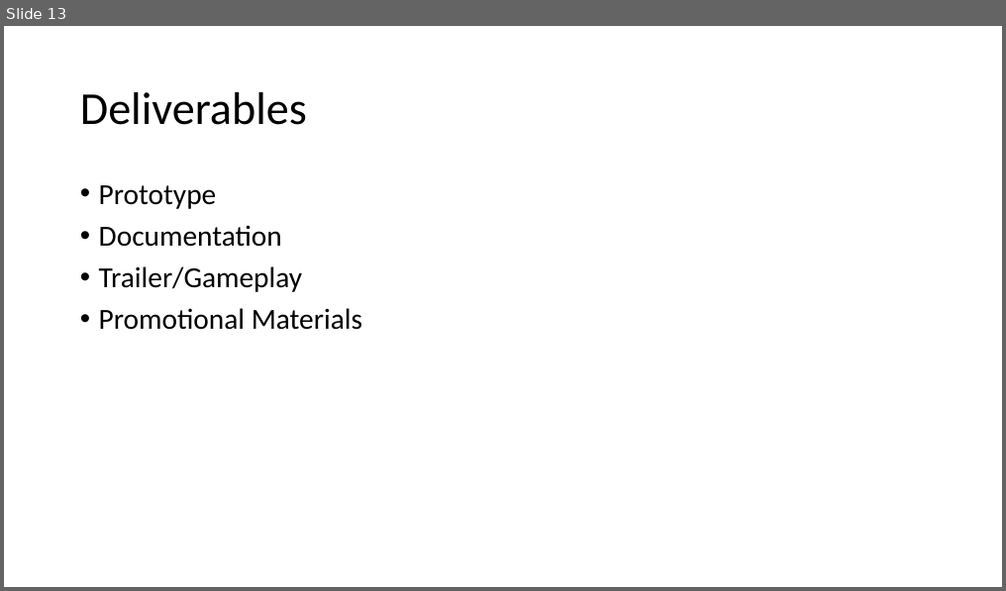
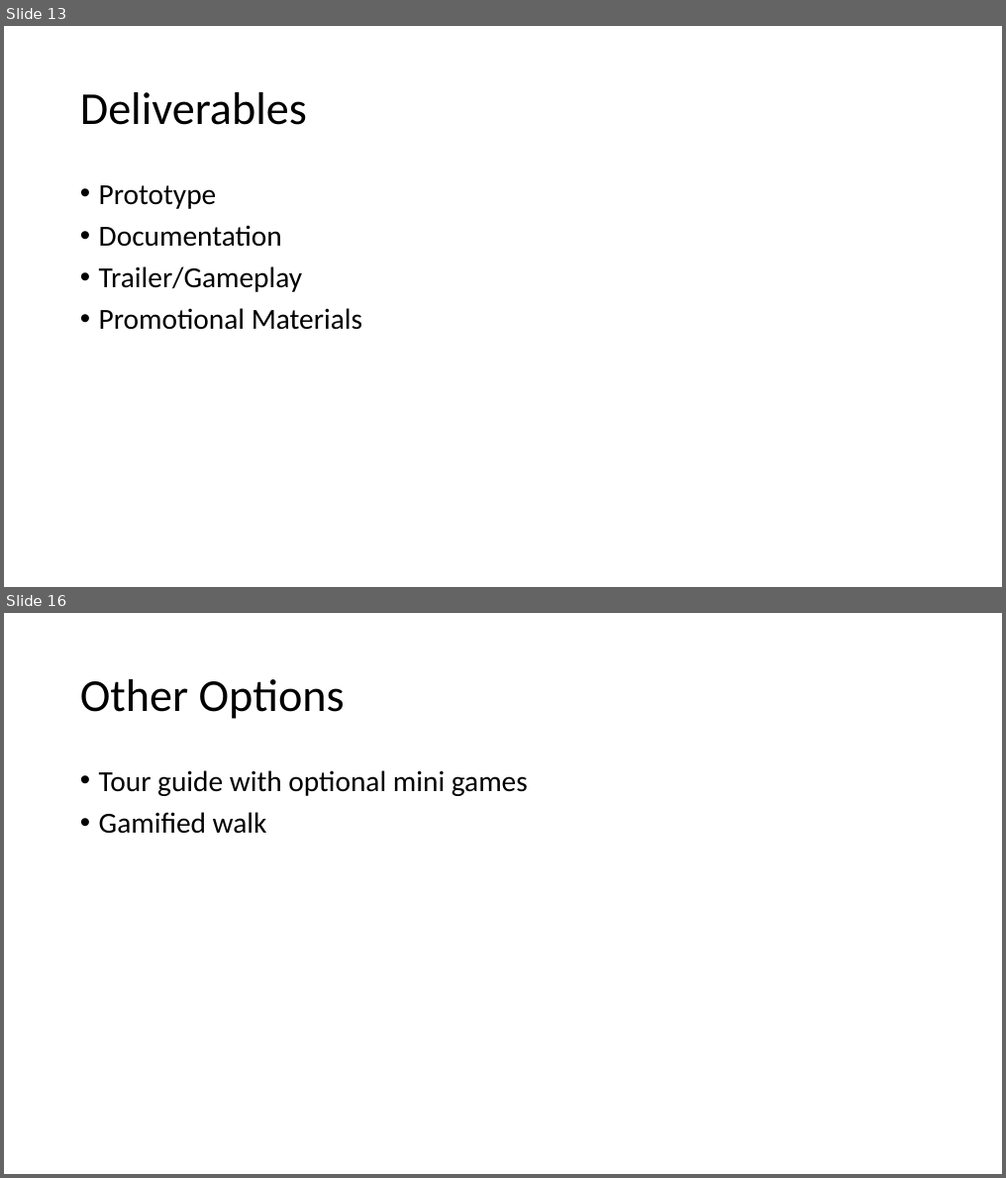
Before and after one commit to vani1989/StreetGamesGame, a slide deck: DD Games.pptx. Shown one above the other, each under a label of ours: slide 13 before the commit, slides 13 and 16 after it; the slides between them are not shown. The pictures are 1006x591 and 1006x1178 pixels, drawn with LibreOffice and Linux fonts; fonts in the diff are those of the drawing. Boxes give left, top, right and bottom in pixels: in the first picture for what was removed or moved away, otherwise in the second. Text is boxed around its words. In the diff, an @@ line names an element or a change of style, - is before the commit and + after.

```diff
--- a/DD Games.pptx
+++ b/DD Games.pptx
@@ slide 16 added at box(4, 613, 1002, 1174), background #FFFFFF @@
@@ title added at box(80, 679, 345, 719), 44 pt, text #000000 @@
+Other Options
@@ text added at box(99, 770, 528, 834), 28 pt, text #000000 @@
+• Tour guide with optional mini games
+• Gamified walk
```
Also in this commit, not shown: 1 slide changed, 1 other slide added.
